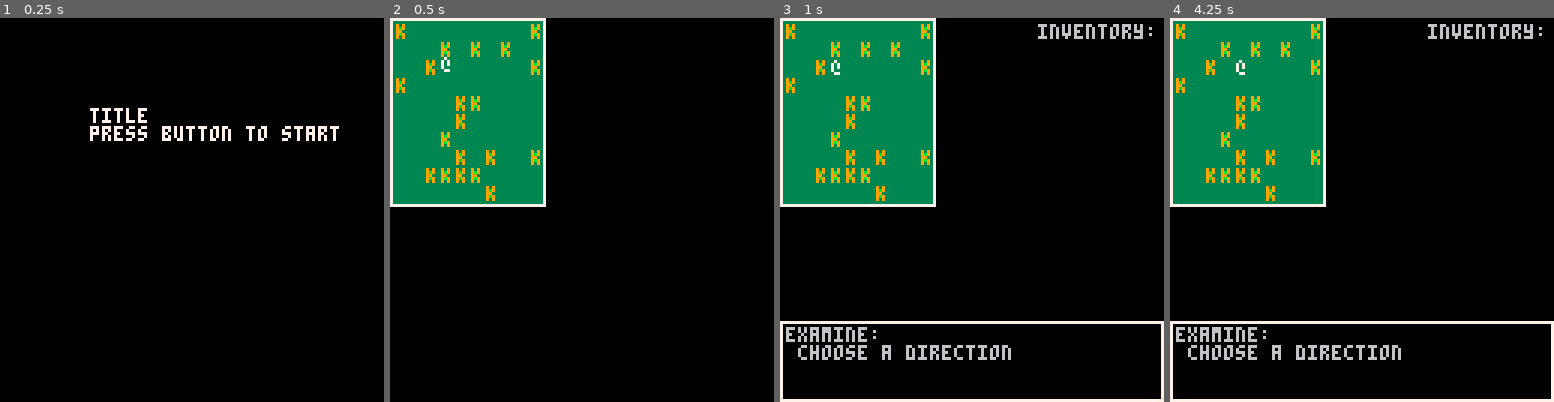
Above: before the commit, frames 1-4 (left to right).
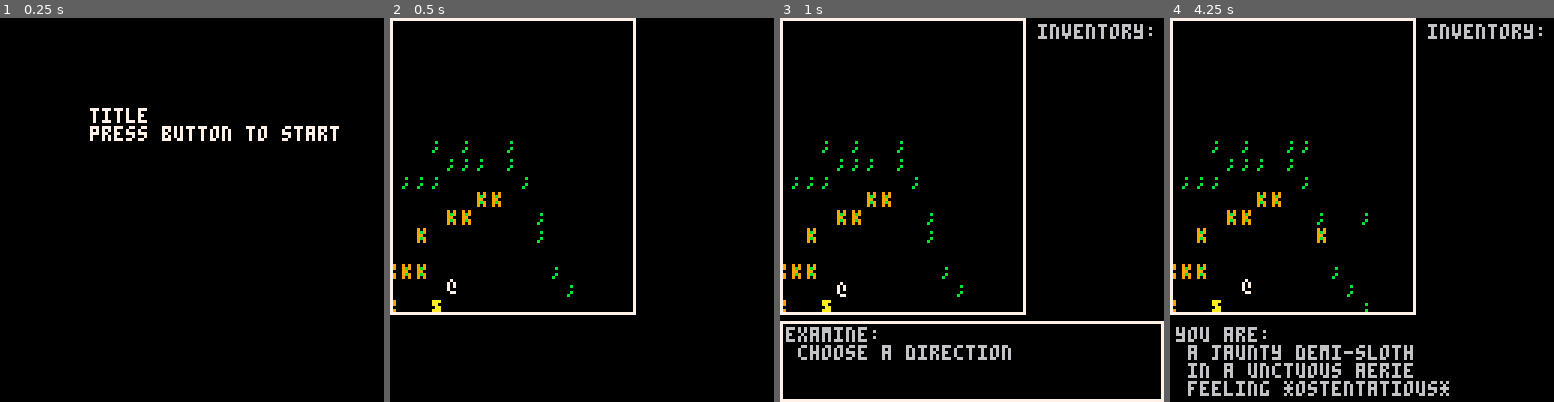
Above: after the commit, the same moments.

Repository: arnodick/castle
Game: PICO-8 cartridge castle.p8
Same seed, same stepped clock (60 frames per second), same inputs: the game is played once before the commit and once after it.
Inputs:
- Up to frame 1 (0.25 s): no input
- Up to frame 2 (0.5 s): tap X (X key) at 0.33 s
- Up to frame 3 (1 s): tap O (Z key) at 0.7 s
- Up to frame 4 (4.25 s): tap X (X key) at 1.07, 1.85, 2.97, 4.08 s; hold Right 1.6-2.1 s; tap O (Z key) every 0.4 s from 1.7 to 4.1 s; hold Up 2.15-2.42 s; hold Right 2.47-3.03 s; hold Left 3.08-3.58 s; hold Down 3.63-3.97 s; hold Right from 4.02 s (still down)

Frame 1 is identical in both runs. In frame 2, 21% of the frame differs, in the area x 0-65%, y 0-78%; in frame 3, 21%; in frame 4, 26%, in the area x 0-100%, y 0-100%.

Commit message:
good SHIT

Diff:
--- a/castle.p8
+++ b/castle.p8
@@ -337,6 +337,7 @@
 			if rand<0.2 then cell=2 end
 			if rand<0.01 then cell=3 end
 			if rand<0.005 then cell=4 end
+--			if a==0 or a==15 or b==0 or b==15 then cell=0 end
 			room[a+sx*rooms[level].sector_s][b+sy*rooms[level].sector_s]=cell
 		end
 	end
@@ -422,8 +423,18 @@
 end
 
 function drawactor(a)
-	if a.secx==cam[1] then
-		if	a.secy==cam[2] then
+	if p!=nil then
+	if comparedistance(a,p)<9 then
+		if actortypes[a.t][level+1].ch2!=nil then
+			print(actortypes[a.t][level+1].ch2,a.x*cellw+a.shakex+camoffx+2,a.y*cellh+a.shakey+camoffy+2,actortypes[2][level+1].c2)
+		end
+	if comparedistance(a,p)<6 then
+	--if flr(a.x/8)==flr(p.x/8) then
+		--if flr(a.y/8)==flr(p.y/8) then
+	--if a.secx==cam[1] then
+		--if	a.secy==cam[2] then
+			print(actortypes[a.t][level+1].ch,a.x*cellw+a.shakex+camoffx+2,a.y*cellh+a.shakey+camoffy+2,actortypes[a.t][level+1].c)
+
 			if menus[1].control then
 			if a.tar!=nil then
 --		rect(a.tar.x*cellw,a.tar.y*cellh,a.tar.x*cellw+5,a.tar.y*cellh+5,8)
@@ -431,12 +442,16 @@
 --				print(comparedistance(a.tar,a),a.x*cellw+cellw,a.y*cellh+cellh,8)
 			end
 			end
-			if actortypes[a.t][level+1].ch2!=nil then
-				print(actortypes[a.t][level+1].ch2,a.x*cellw+a.shakex+camoffx,a.y*cellh+a.shakey+camoffy,actortypes[2][level+1].c2)
-			end
+
+		end
+	end
+	else
+		if actortypes[a.t][level+1].ch2!=nil then
+			print(actortypes[a.t][level+1].ch2,a.x*cellw+a.shakex+camoffx,a.y*cellh+a.shakey+camoffy,actortypes[2][level+1].c2)
+		end
 			print(actortypes[a.t][level+1].ch,a.x*cellw+a.shakex+camoffx,a.y*cellh+a.shakey+camoffy,actortypes[a.t][level+1].c)
-		end
-	end
+	end
+
 end
 
 function drawmenu(m)
@@ -526,7 +541,7 @@
 			a.tar=tars[2]
 			return followactor(a,tars[2])
 		elseif actors.items[1]!=nil
-		and d[1]<20
+		and d[1]<6
 		then
 			a.tar=tars[1]
 			return followactor(a,tars[1])
@@ -594,7 +609,7 @@
 						dropitem(t)
 					end
 					t.hit=a.attackpwr
-					moveactor(t,d)
+					moveactor(t,2^flr(rnd(4)))
 				else
 					sfx(1)
 					room[t.x][t.y]=0
@@ -653,7 +668,8 @@
 		--end
 		--end
 	elseif p!=nil then
-	if p.secx==a.secx and p.secy==a.secy then
+	--if p.secx==a.secx and p.secy==a.secy then
+	if comparedistance(a,p)<8 then
 	if a.hit==0 then
 		local d=movetype(a)
 		if moveactor(a,d) then
@@ -900,7 +916,7 @@
 	if s==1 then
 		rltns_c=4
 		actortypes_i(level,rltns_c)
-		rooms_i(10,4)
+		rooms_i(16,4)
 		loadmap(rooms[level].room_w,rooms[level].sector_a)
 		players={}
 		add(players,makeactor(1,flr(rnd(rooms[level].room_w)),flr(rnd(rooms[level].room_w))))
@@ -979,7 +995,6 @@
 		print("title\npress button to start",30,30,7)
 	end
 	if s==1 then
-		rectfill(cam[1],cam[2],cam[1]+rooms[level].sector_s*cellw,cam[2]+rooms[level].sector_s*cellh+1,rooms[level].c)
 		foreach(actors,drawactor)
 		rect(cam[1],cam[2],cam[1]+rooms[level].sector_s*cellw+1,cam[2]+rooms[level].sector_s*cellh+2,rooms[level].c+4)
 		foreach(menus,drawmenu)
